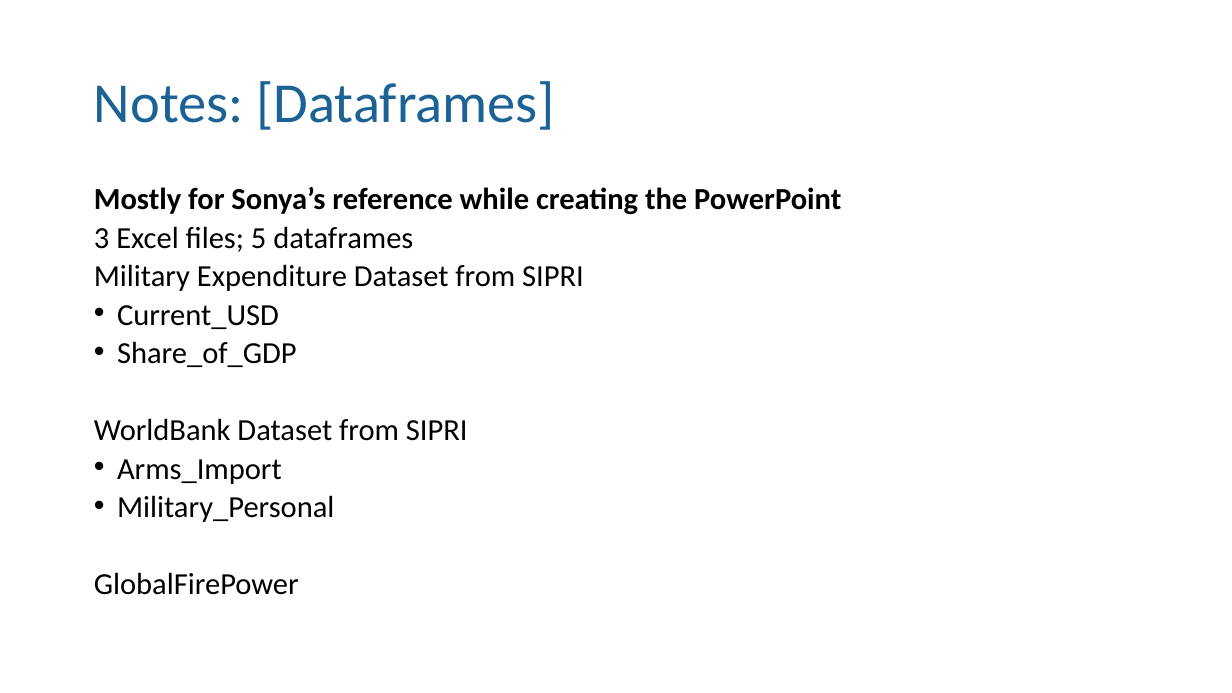
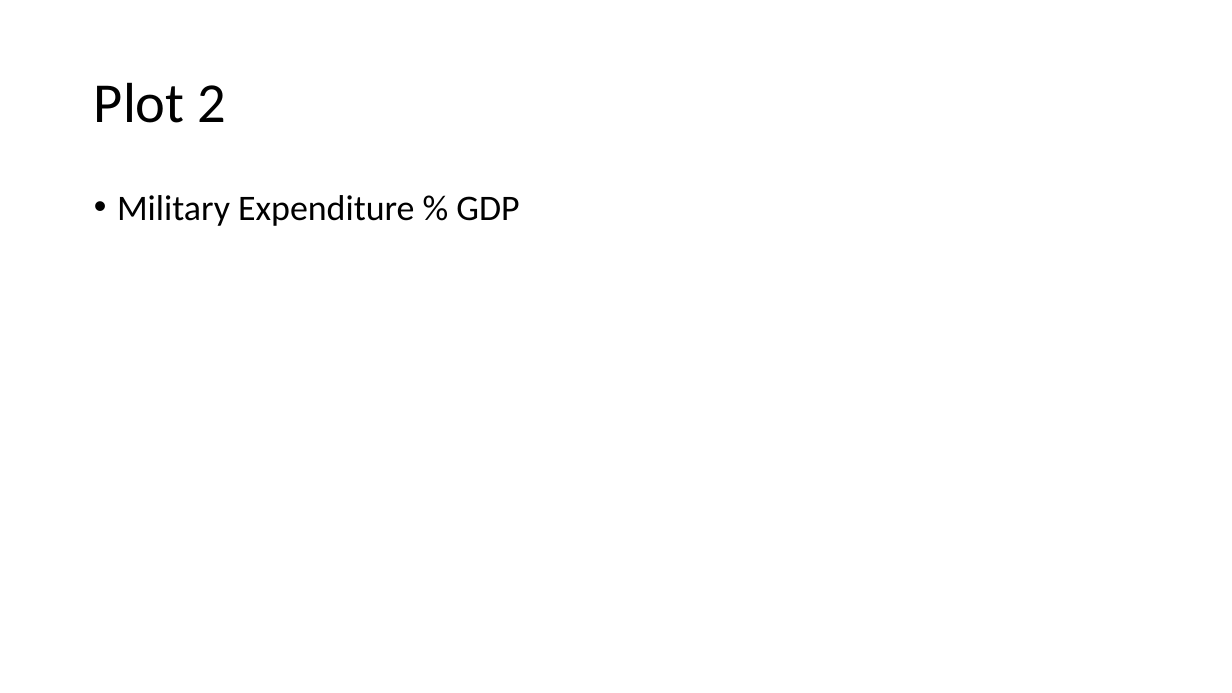
Before and after one commit to xazip/ds202_Final_Project, a slide deck: slide 7 of DS 202 Final Presentation.pptx (slide 9 before the commit). Drawn at 1232x693 pixels with LibreOffice and Linux fonts; fonts in the diff are those of the drawing. Boxes give left, top, right and bottom in pixels: in the first picture for what was removed or moved away, otherwise in the second. Text is boxed around its words. In the diff, an @@ line names an element or a change of style, - is before the commit and + after.

Commit message:
Updated PowerPoint, still a work in progress

```diff
--- a/DS 202 Final Presentation.pptx
+++ b/DS 202 Final Presentation.pptx
@@ title at (94, 82, 226, 123): text changed; text colour #1D6294 to #000000 @@
-Notes: [Dataframes]
+Plot 2
@@ text at (117, 195, 519, 226): text changed; size 23.8 to 28 pt @@
-Mostly for Sonya’s reference while creating the PowerPoint
-3 Excel files; 5 dataframes
-Military Expenditure Dataset from SIPRI
-• Current_USD
-• Share_of_GDP
-WorldBank Dataset from SIPRI
-• Arms_Import
-• Military_Personal
-GlobalFirePower
+• Military Expenditure % GDP
```
Also in this commit, not shown: 3 other slides changed, 11 slides added, 8 slides removed.
